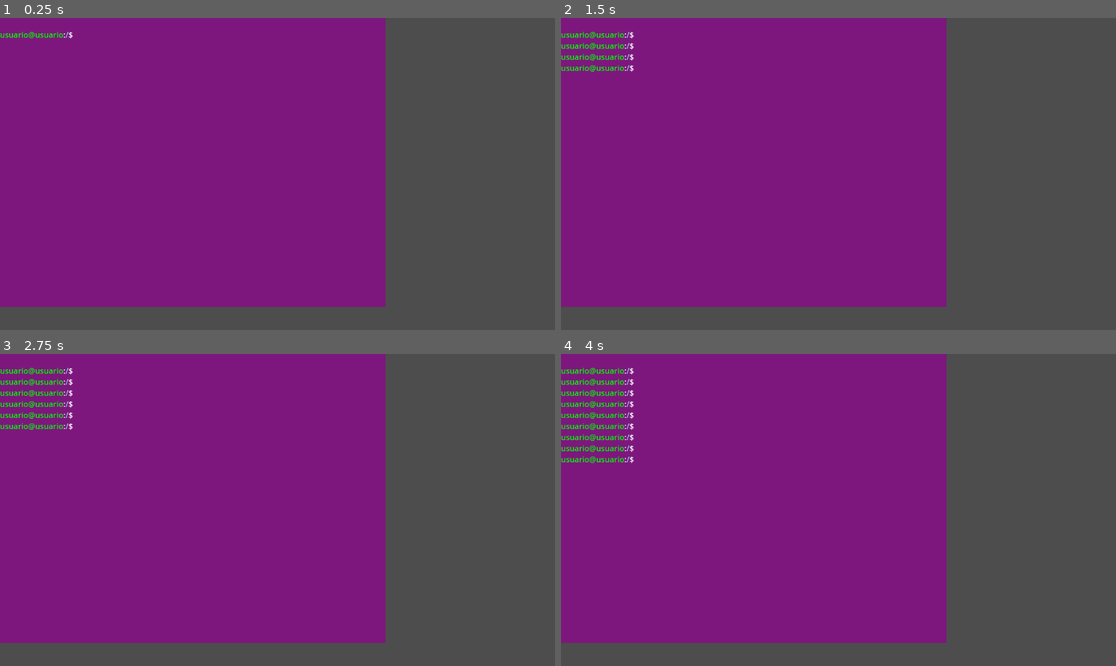
Above: before the commit, frames 1-4 (two rows, left to right).
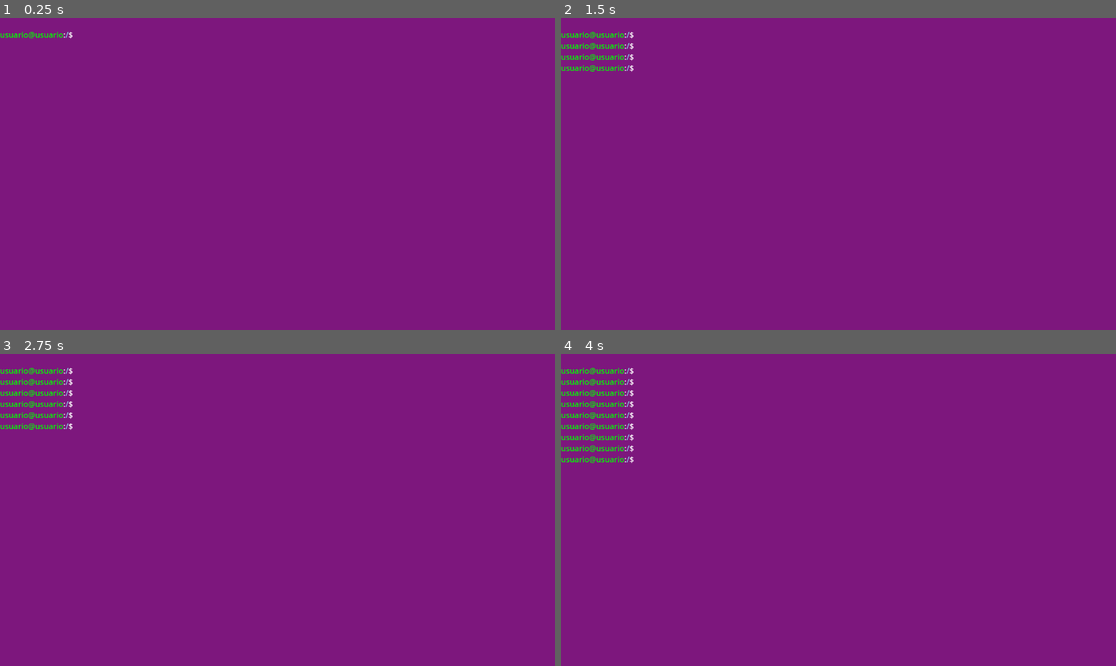
Above: after the commit, the same moments.

Repository: GuillermoAsir/juego_tfg
Game: Godot game, scene res://game.tscn
Two runs of this game, one before a commit and one after it. Both use one fixed random seed, a clock stepped at 60 frames per second and the inputs below.
Inputs:
- Up to frame 1 (0.25 s): no input
- Up to frame 2 (1.5 s): tap Enter at 0.5, 0.6, 1.35 s; tap Space at 1.25 s
- Up to frame 3 (2.75 s): tap Enter at 2, 2.3 s; tap Backspace at 2.1 s
- Up to frame 4 (4 s): tap Space at 2.75 s; tap Enter at 2.85, 3.5, 3.6 s

The runs differ from the first frame. In frame 1, 36% of the frame differs, in the area x 0-100%, y 0-100%; in frame 2, 36%; in frame 3, 36%; in frame 4, 36%.

Commit message:
Se muestran diálogos pero con bugs

Diff:
--- a/game.tscn
+++ b/game.tscn
@@ -21,8 +21,8 @@
 
 [node name="Background" type="PanelContainer" parent="."]
 layout_mode = 0
-offset_right = 40.0
-offset_bottom = 40.0
+offset_right = 1152.0
+offset_bottom = 648.0
 theme_override_styles/panel = SubResource("StyleBoxFlat_e2o6t")
 
 [node name="MarginContainer" type="MarginContainer" parent="Background"]
@@ -41,8 +41,10 @@
 layout_mode = 2
 bbcode_enabled = true
 scroll_following = true
+metadata/_edit_group_ = true
 
 [node name="NanoPanel" type="Panel" parent="."]
+visible = false
 custom_minimum_size = Vector2(800, 600)
 layout_mode = 0
 offset_right = 40.0
@@ -50,6 +52,7 @@
 theme_override_styles/panel = SubResource("StyleBoxFlat_80nbo")
 
 [node name="Editor" type="TextEdit" parent="NanoPanel"]
+visible = false
 custom_minimum_size = Vector2(800, 600)
 layout_mode = 0
 offset_right = 8.0
@@ -63,3 +66,29 @@
 text = "guardar y salir"
 
 [node name="Mision2Popup" type="Popup" parent="."]
+
+[node name="ContainerDialogo" type="PanelContainer" parent="."]
+visible = false
+layout_mode = 1
+anchors_preset = -1
+anchor_top = 1.0
+anchor_bottom = 1.0
+offset_left = 1.0
+offset_top = 425.0
+offset_right = 1153.0
+offset_bottom = 604.0
+grow_horizontal = 2
+grow_vertical = 0
+
+[node name="DialogBox" type="Popup" parent="ContainerDialogo"]
+position = Vector2i(0, 474)
+size = Vector2i(1154, 150)
+visible = true
+
+[node name="DialogContent" type="Label" parent="ContainerDialogo/DialogBox"]
+offset_right = 40.0
+offset_bottom = 23.0
+
+[node name="DialogArrow" type="TextureRect" parent="ContainerDialogo/DialogBox"]
+offset_right = 40.0
+offset_bottom = 40.0
--- a/terminal.gd
+++ b/terminal.gd
@@ -1,11 +1,18 @@
 extends Control
 
+# Nodos existentes
 @onready var history = $Background/MarginContainer/Rows/GameInfo/History
 @onready var nano_panel = $NanoPanel
 @onready var editor = $NanoPanel/Editor
 @onready var save_button = $NanoPanel/GuardarBoton
 @onready var mision2_popup = $Mision2Popup
 
+# Nodos nuevos para el diálogo
+@onready var container_dialogo = $ContainerDialogo  # Nodo padre para el diálogo
+@onready var dialog_box = $ContainerDialogo/DialogBox  # Panel para el cuadro de diálogo
+@onready var dialog_content = $ContainerDialogo/DialogBox/DialogContent  # Texto del diálogo
+@onready var dialog_arrow = $ContainerDialogo/DialogBox/DialogArrow  # Indicador gráfico (opcional)
+
 var current_command = ""
 var current_path = "/"  # Ruta relativa dentro de ubuntu_sim
 const BASE_PATH = "user://ubuntu_sim"  # Ruta real base
@@ -17,10 +24,22 @@
 var prompt_text = ""
 var history_text = ""  # Variable para almacenar todo el texto de la consola
 
+# Nueva variable para controlar el estado del diálogo
+# Variables para el sistema de diálogo
+var dialog_active = false
+var current_dialog_index = 0
+var mission2_dialogs = [
+	"Excelente, ya te encuentras en el directorio donde está el archivo.
+	Ahora falta listarlo para asegurarnos que se encuentra ahí.
+	Para ello usaremos el comando `ls`. Solo tienes que escribir `ls` y pulsar la tecla intro.",
+	"¡Perfecto! Has encontrado el archivo `IPS_El_Bohío`."
+]
+
 func _ready():
 	history.bbcode_enabled = true
 	nano_panel.visible = false
 	mision2_popup.visible = false
+	dialog_box.visible = false  # Inicializar el diálogo oculto
 	init_structure()
 	show_prompt()
 
@@ -46,12 +65,17 @@
 			dir.make_dir("home/usuario1/Descargas")
 			dir.make_dir("home/usuario1/Escritorio")
 
+
 func _input(event):
 	if event is InputEventKey and event.pressed:
 		if nano_panel.visible and editor.has_focus():
 			return
 		if mision2_popup.visible and event.keycode == KEY_ENTER:
 			mision2_popup.visible = false
+			return
+
+		if dialog_active and event.keycode == KEY_ENTER:
+			advance_dialog()  # Avanzar al siguiente diálogo
 			return
 
 		if nano_panel.visible:
@@ -103,6 +127,10 @@
 		var full_path = BASE_PATH + new_path
 		if DirAccess.dir_exists_absolute(full_path):
 			current_path = new_path
+
+			# Verificar si estamos en el directorio correcto para iniciar el diálogo
+			if current_path == "/home/usuario1/Documents" and not mision2_completada:
+				start_dialog(mission2_dialogs)  # Iniciar el diálogo
 		else:
 			output = "No existe el directorio: " + target
 
@@ -113,13 +141,14 @@
 			var dirs = dir.get_directories()
 			var files = dir.get_files()
 			output = "  ".join(dirs + files)
+
+			# Verificar si el jugador ha listado el archivo correcto
+			if current_path == "/home/usuario1/Documents" and not mision2_completada:
+				# Esperar a que se actualice el history antes de avanzar diálogo
+				await get_tree().create_timer(0.1).timeout
+				advance_dialog()
 		else:
 			output = "No se pudo abrir el directorio."
-
-		# Verificamos si se completa la misión 2
-		if current_path == "/home/usuario1/Documents" and not mision2_completada:
-			mision2_completada = true
-			mision2_popup.visible = true
 
 	elif command.begins_with("mkdir "):
 		var target = command.substr(6).strip_edges()
@@ -212,3 +241,27 @@
 		history_text += "\nArchivo guardado: " + current_file_being_edited
 		history.text = history_text
 		show_prompt()
+
+# Funciones para manejar el sistema de diálogo
+func start_dialog(dialogs: Array):
+	dialog_active = true
+	current_dialog_index = 0
+	mission2_dialogs = dialogs
+	show_dialog()
+
+func show_dialog():
+	dialog_box.visible = true
+	dialog_content.text = mission2_dialogs[current_dialog_index]
+
+func advance_dialog():
+	if dialog_active:
+		current_dialog_index += 1
+		if current_dialog_index < mission2_dialogs.size():
+			show_dialog()
+		else:
+			close_dialog()
+
+func close_dialog():
+	dialog_active = false
+	dialog_box.visible = false
+	dialog_content.text = ""
